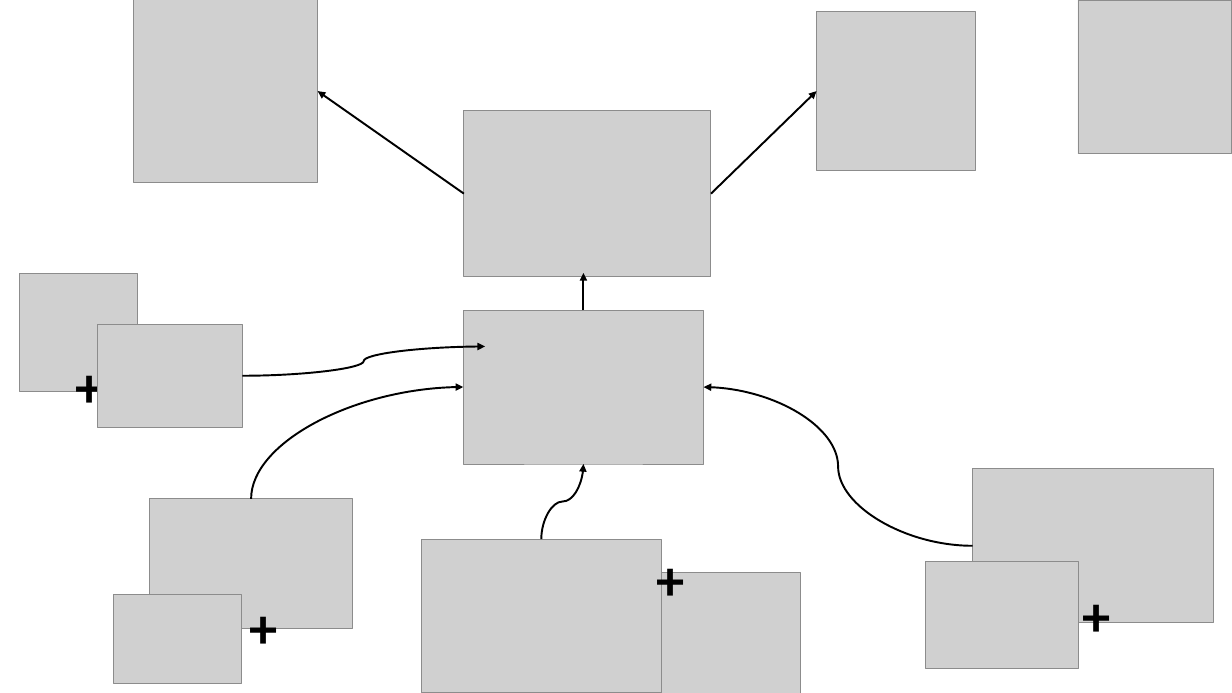
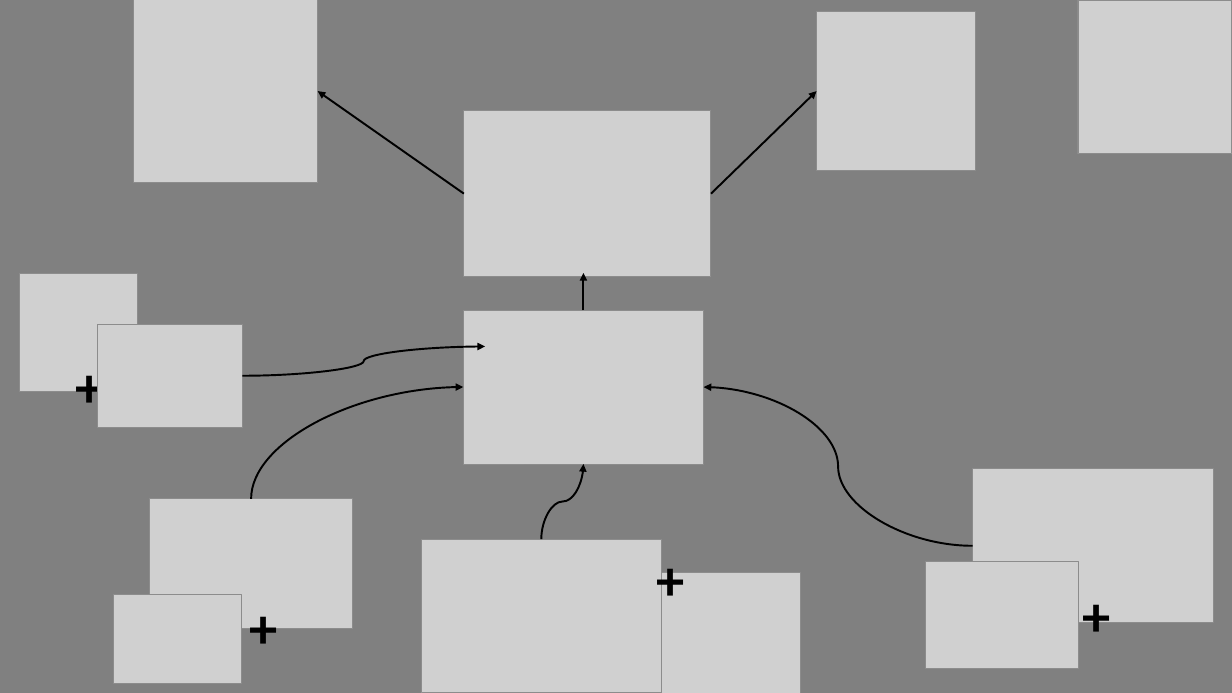
Before and after one commit to RUGameLink/hakaton-IoT, a slide deck: slide 5 of Защита.pptx. Drawn at 1232x693 pixels with LibreOffice and Linux fonts; fonts in the diff are those of the drawing; grey boxes stand for pictures. Boxes give left, top, right and bottom in pixels: in the first picture for what was removed or moved away, otherwise in the second. Text is boxed around its words. In the diff, an @@ line names an element or a change of style, - is before the commit and + after.

```diff
--- a/Защита.pptx
+++ b/Защита.pptx
@@ rectangle at box(0, 0, 1232, 693): fill #FFFFFF to #808080; outline #FFFFFF 1 pt to #808080 1 pt @@
```
Also in this commit, not shown: 1 other slide changed, 1 slide added, 1 slide removed, 3 other files.
